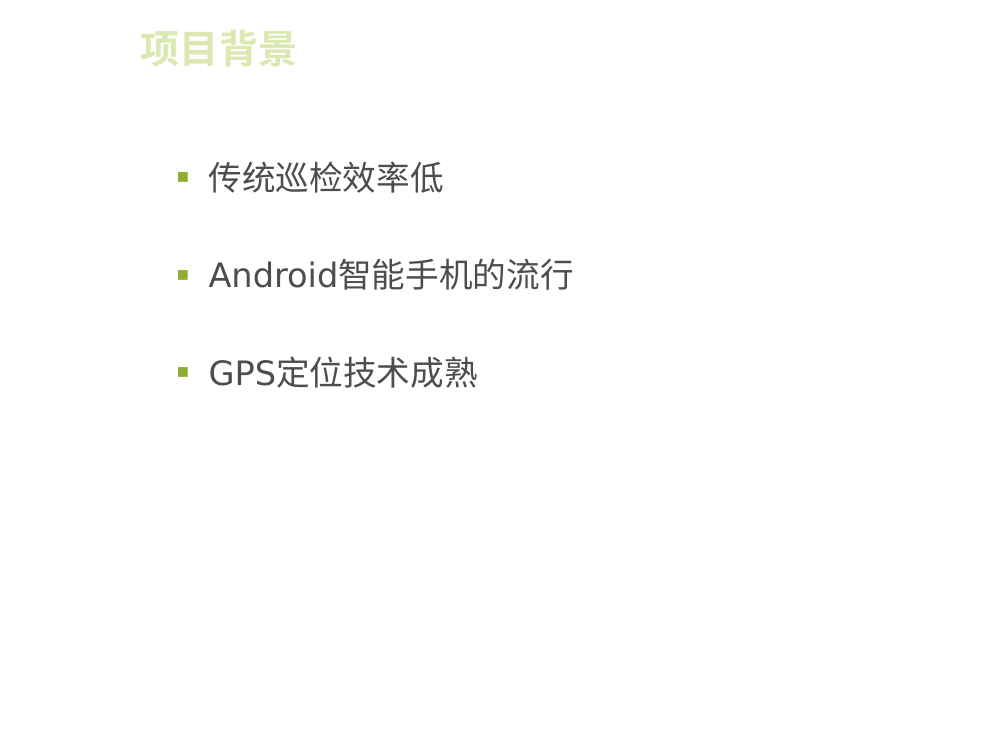
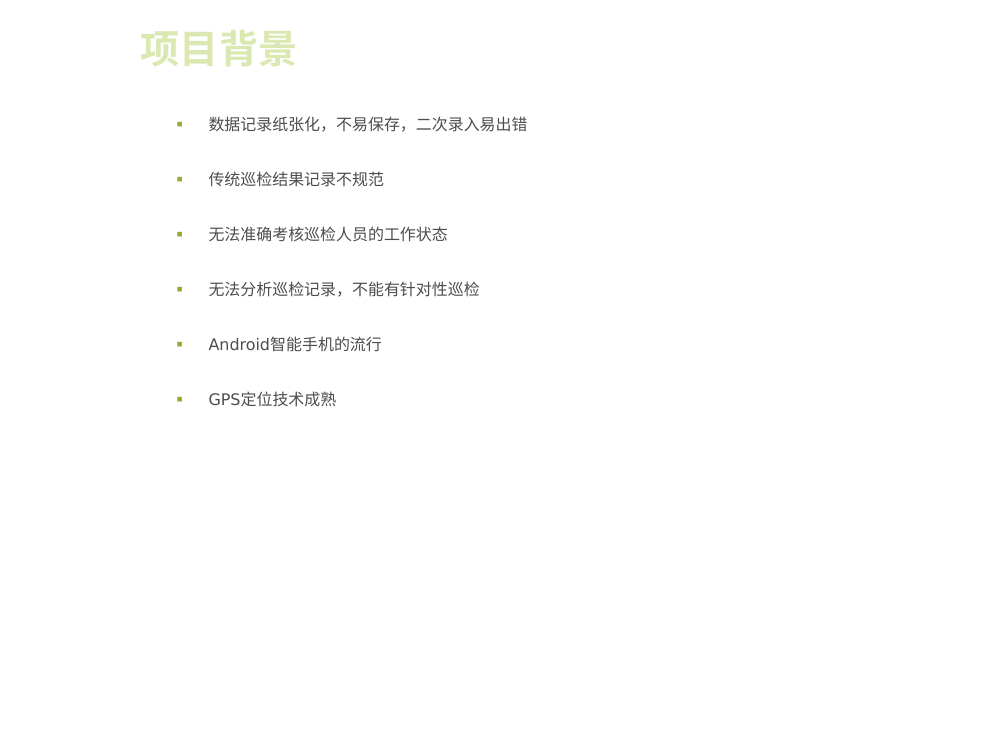
Before and after one commit to MyLifeMyTravel/Graduation, a slide deck: slide 4 of 毕业设计/毕业论文答辩-厉圣杰.ppt. Drawn at 1008x756 pixels with LibreOffice and Linux fonts; fonts in the diff are those of the drawing; background and template pictures are left out. Boxes give left, top, right and bottom in pixels: in the first picture for what was removed or moved away, otherwise in the second. Text is boxed around its words. In the diff, an @@ line names an element or a change of style, - is before the commit and + after.

```diff
--- a/毕业设计/毕业论文答辩-厉圣杰.ppt
+++ b/毕业设计/毕业论文答辩-厉圣杰.ppt
@@ text at [209,116,528,297]: text changed; size 24 to 11.4 pt @@
-  ■ 传统巡检效率低
+  ■ 数据记录纸张化，不易保存，二次录入易出错
+  ■ 传统巡检结果记录不规范
+  ■ 无法准确考核巡检人员的工作状态
+  ■ 无法分析巡检记录，不能有针对性巡检
@@ text at [209,337,382,407]: size 24 to 11.4 pt in "Android智能手机的流行", "GPS定位技术成熟" @@
```
Also in this commit, not shown: 7 other slides changed, 3 slides added, 1 slide removed, 1 other file.
